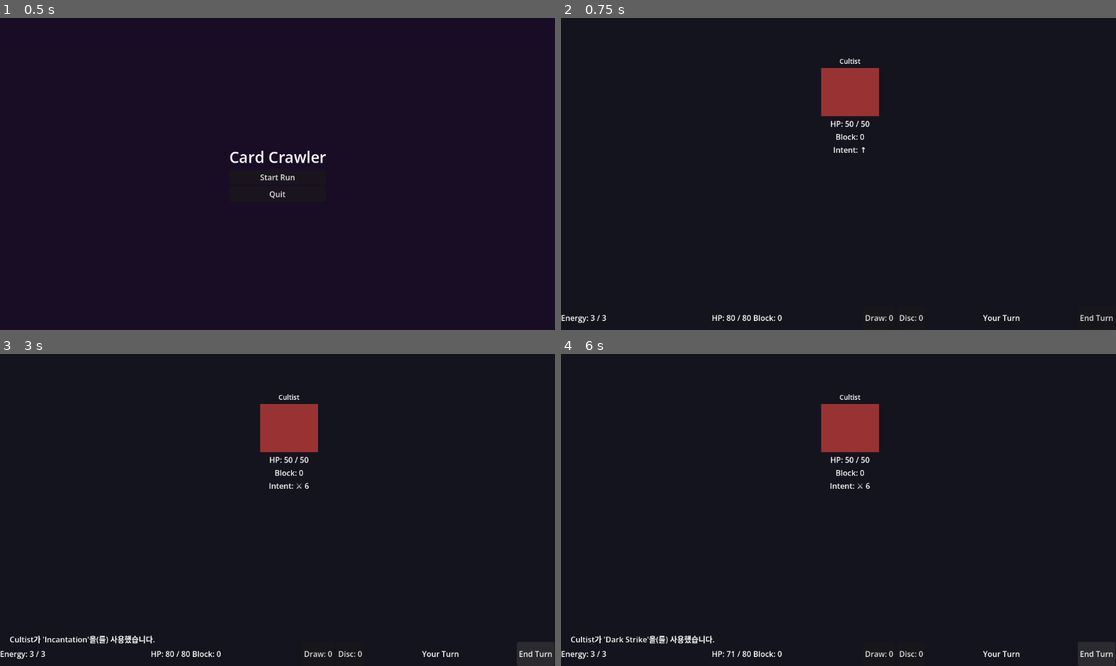
Above: before the commit, frames 1-4 (two rows, left to right).
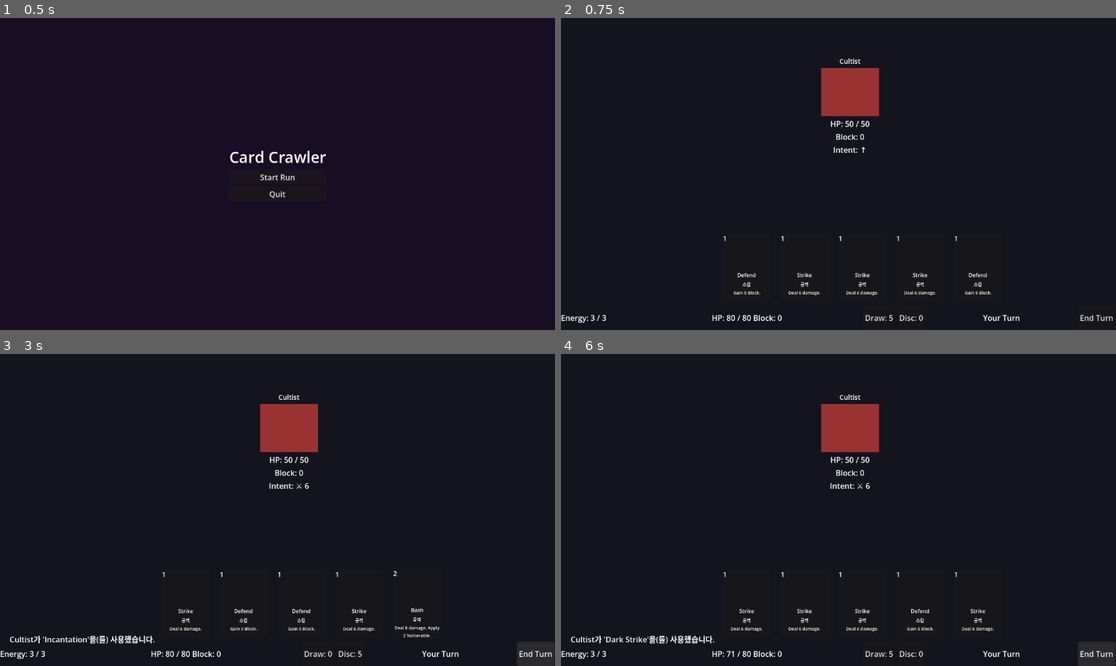
Above: after the commit, the same moments.

Repository: edh007/ProjectS
Game: Godot game, scene res://scenes/ui/main_menu.tscn
Same seed, same stepped clock (60 frames per second), same inputs: the game is played once before the commit and once after it.
Inputs:
- Up to frame 1 (0.5 s): no input
- Up to frame 2 (0.75 s): click "Start Run" at 0.5 s
- Up to frame 3 (3 s): click "Draw: 0" (after the commit: "Draw: 5") at 1.25 s; click "Disc: 0" at 2 s; click "End Turn" at 2.75 s
- Up to frame 4 (6 s): click "Disc: 0" (after the commit: "Disc: 5") at 3.5 s; click "Draw: 0" at 4.25 s; click "Disc: 0" (after the commit: "Disc: 5") at 5 s; click "End Turn" at 5.75 s

Frame 1 is identical in both runs. In frame 2, 0.5% of the frame differs, in the area x 29-78%, y 69-98%; in frame 3, 0.5%, in the area x 29-80%, y 69-98%; in frame 4, 0.5%.

Commit message:
버그수정: 전투 진입 시 카드 불출 및 클릭 불가 버그 3종 수정
- run_manager: start_run()에서 reset() 이후 _init_player_deck() 호출하도록 순서 교정
  (기존: 덱 초기화 후 reset()이 player_deck.clear()를 호출해 덱이 비워짐)
- battle.tscn: HandArea y 위치 580→448로 상향 조정
  (기존: 카드가 화면 하단 밖에 배치되어 코스트 숫자만 노출됨)
- card.tscn: PanelContainer/VBoxContainer/Artwork에 mouse_filter=IGNORE 설정
  (기존: 자식 컨테이너가 mouse_filter=STOP으로 클릭 이벤트를 소비하여 Card 루트에 미도달)

Co-Authored-By: Claude Sonnet 4.6 <noreply@anthropic.com>

Diff:
--- a/scenes/cards/card.tscn
+++ b/scenes/cards/card.tscn
@@ -12,9 +12,11 @@
 anchors_preset = 15
 anchor_right = 1.0
 anchor_bottom = 1.0
+mouse_filter = 2
 
 [node name="VBoxContainer" type="VBoxContainer" parent="PanelContainer"]
 layout_mode = 2
+mouse_filter = 2
 
 [node name="CostLabel" type="Label" parent="PanelContainer/VBoxContainer"]
 layout_mode = 2
@@ -27,6 +29,7 @@
 custom_minimum_size = Vector2(0, 50)
 expand_mode = 1
 stretch_mode = 5
+mouse_filter = 2
 
 [node name="NameLabel" type="Label" parent="PanelContainer/VBoxContainer"]
 layout_mode = 2
--- a/scenes/game/battle.tscn
+++ b/scenes/game/battle.tscn
@@ -24,7 +24,7 @@
 size = Vector2(160, 120)
 
 [node name="HandArea" type="Node2D" parent="."]
-position = Vector2(576, 580)
+position = Vector2(576, 448)
 script = ExtResource("2_ch")
 card_scene = ExtResource("5_card")
 
--- a/scripts/run/run_manager.gd
+++ b/scripts/run/run_manager.gd
@@ -30,9 +30,9 @@
 
 func start_run() -> void:
 	current_room = 0
-	_init_player_deck()
 	GameState.reset()
 	GameState.player_hp = GameState.player_max_hp
+	_init_player_deck()
 	_go_to_room(0)
 
 
